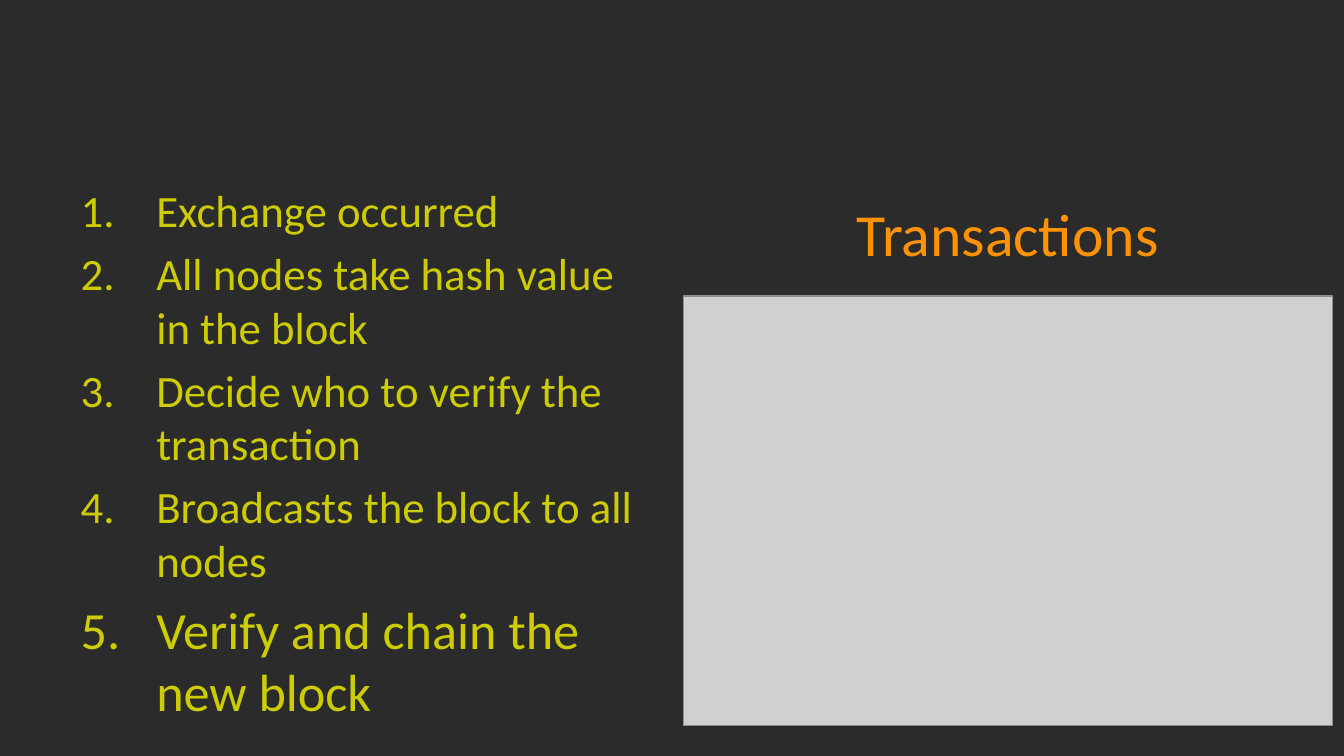
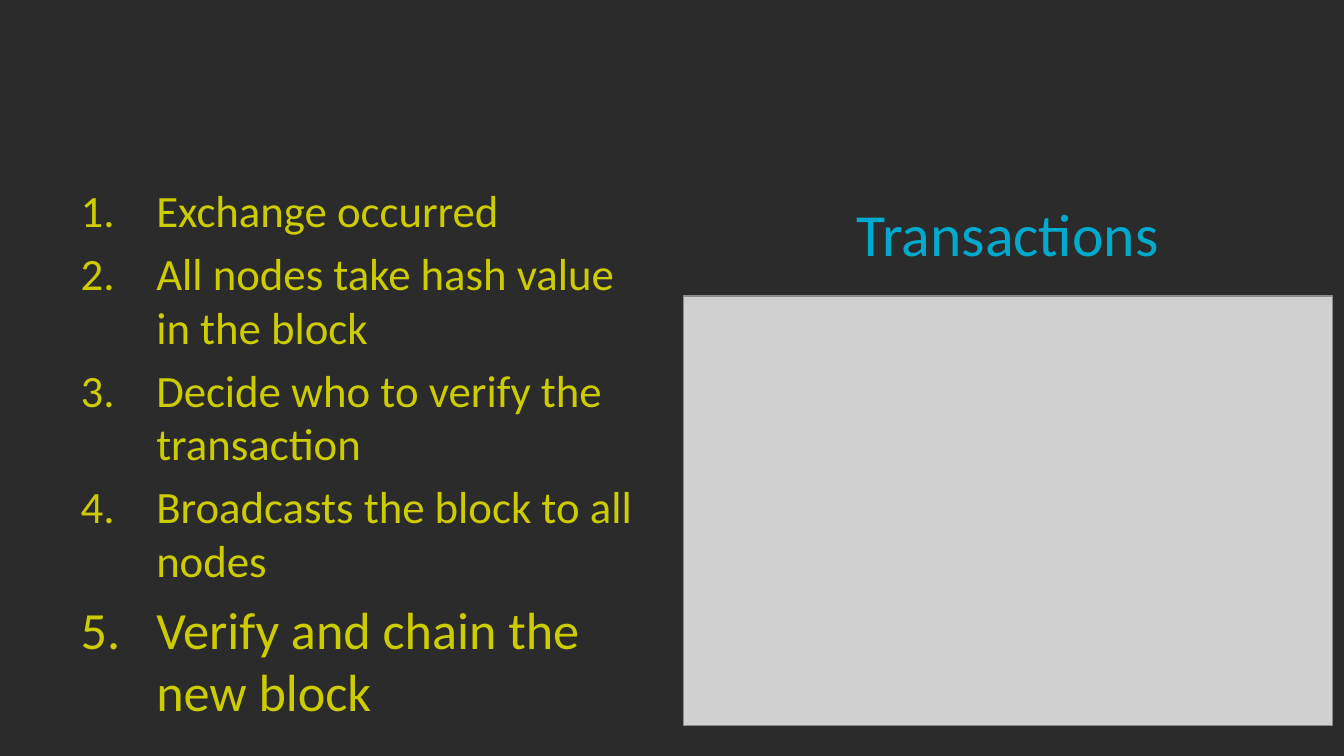
Before and after one commit to LeafLu0315/Presentation, a slide deck: slide 10 of blockchain.pptx. Drawn at 1344x756 pixels with LibreOffice and Linux fonts; fonts in the diff are those of the drawing; grey boxes stand for pictures; background and template pictures are left out; a plain dark background stands for a picture behind light text. Boxes give left, top, right and bottom in pixels: in the first picture for what was removed or moved away, otherwise in the second. Text is boxed around its words. In the diff, an @@ line names an element or a change of style, - is before the commit and + after.

```diff
--- a/blockchain.pptx
+++ b/blockchain.pptx
@@ title "Transactions" at bbox=[857, 214, 1159, 257]: text colour #FE9202 to #00AACC @@
```
Also in this commit, not shown: 5 other slides changed, 6 slides added.
